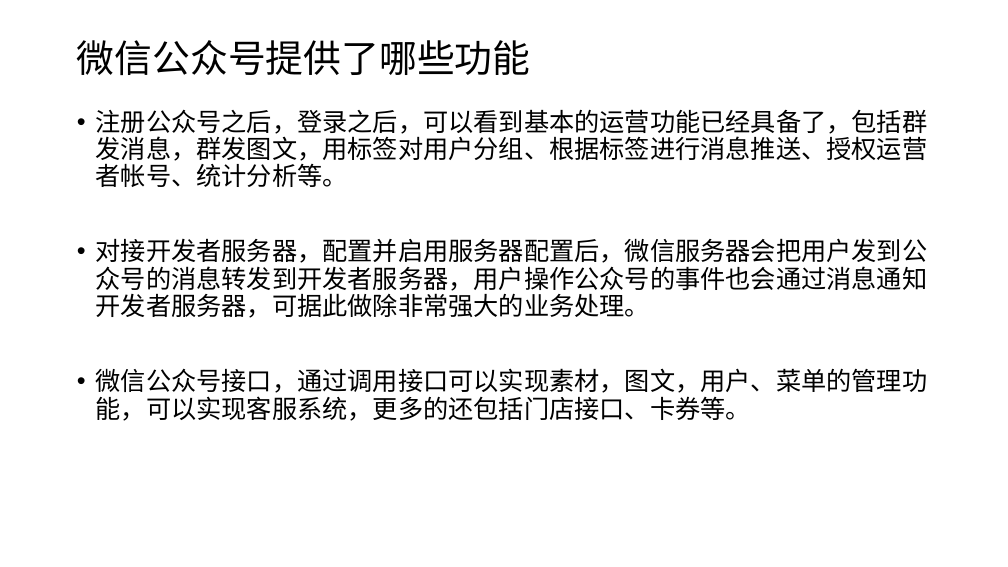
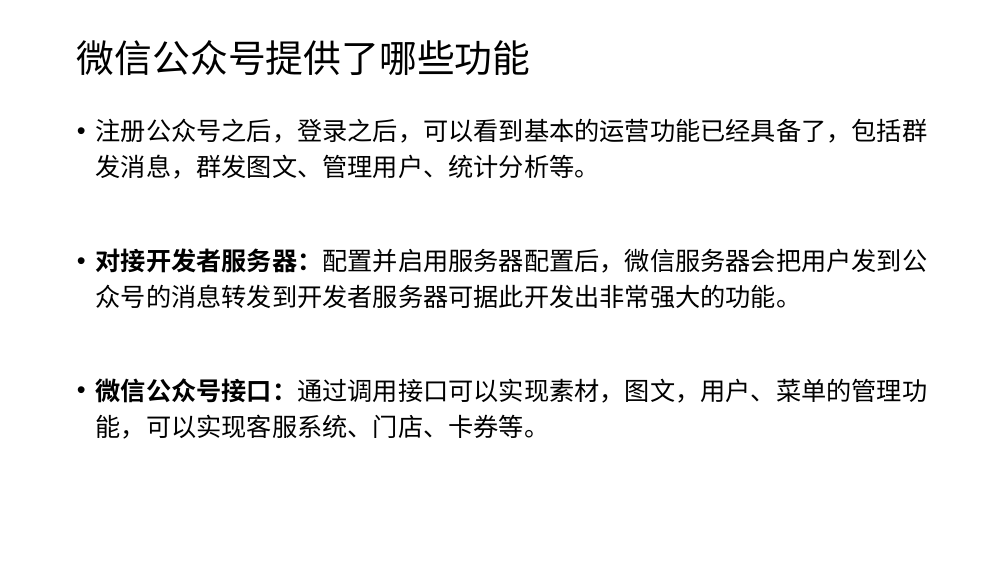
Before and after one commit to edu2act/course-wechat-and-miniprogram, a slide deck: slide 3 of 公众号开发常见问题.pptx. Drawn at 1008x567 pixels with LibreOffice and Linux fonts; fonts in the diff are those of the drawing. Boxes give left, top, right and bottom in pixels: in the first picture for what was removed or moved away, otherwise in the second. Text is boxed around its words. In the diff, an @@ line names an element or a change of style, - is before the commit and + after.

```diff
--- a/公众号开发常见问题.pptx
+++ b/公众号开发常见问题.pptx
@@ text at (x1=96, y1=118, x2=928, y2=439): text changed @@
-• 注册公众号之后，登录之后，可以看到基本的运营功能已经具备了，包括群发消息，群发图文，用标签对用户分组、根据标签进行消息推送、授权运营者帐号、统计分析等。
-• 对接开发者服务器，配置并启用服务器配置后，微信服务器会把用户发到公众号的消息转发到开发者服务器，用户操作公众号的事件也会通过消息通知开发者服务器，可据此做除非常强大的业务处理。
-• 微信公众号接口，通过调用接口可以实现素材，图文，用户、菜单的管理功能，可以实现客服系统，更多的还包括门店接口、卡券等。
+• 注册公众号之后，登录之后，可以看到基本的运营功能已经具备了，包括群发消息，群发图文、管理用户、统计分析等。
+• 对接开发者服务器：配置并启用服务器配置后，微信服务器会把用户发到公众号的消息转发到开发者服务器可据此开发出非常强大的功能。
+• 微信公众号接口：通过调用接口可以实现素材，图文，用户、菜单的管理功能，可以实现客服系统、门店、卡券等。
```
Also in this commit, not shown: 5 other slides changed, 4 slides added, 6 other files.
